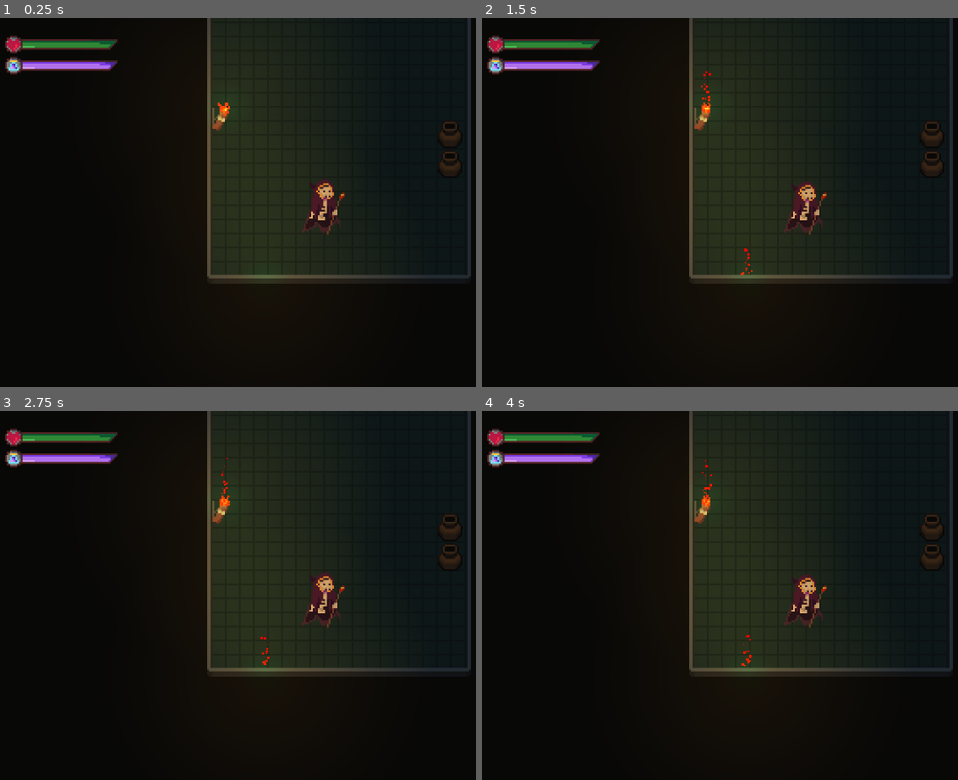
Above: before the commit, frames 1-4 (two rows, left to right).
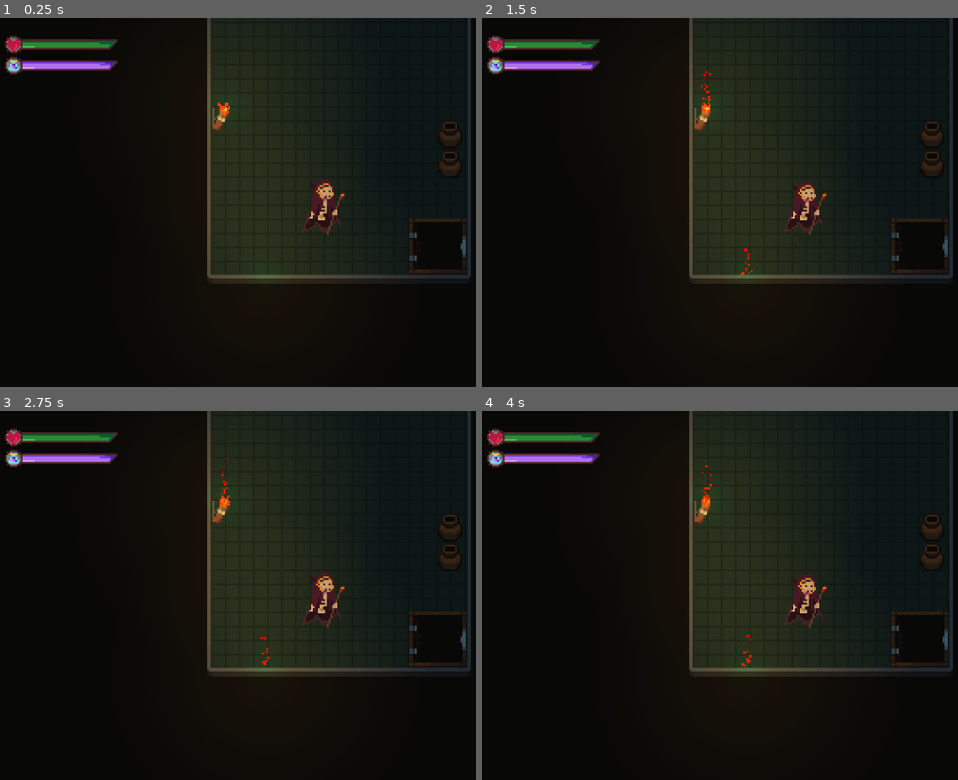
Above: after the commit, the same moments.

Repository: PercyGame/Necromancer-s-Quest-For-Power
Game: Godot game, scene res://map/the_awakening.tscn
The game is run twice, just before and just after one commit, with the same random seed, the same clock (stepped at 60 frames per second) and the same inputs. This scene is started directly instead of the project's main scene. The engine's default icon, where the game draws it, is replaced by a stand-in: a white triangle on a blue panel in a dark square.
Inputs:
- Up to frame 1 (0.25 s): no input
- Up to frame 2 (1.5 s): tap Enter at 0.5 s
- Up to frame 3 (2.75 s): no input
- Up to frame 4 (4 s): no input

The runs differ from the first frame. In frame 1, 0.2% of the frame differs, in the area x 85-98%, y 54-70%; in frame 2, 0.2%; in frame 3, 0.2%; in frame 4, 0.2%.

Commit message:
Update the_awakening.tscn

Diff:
--- a/map/the_awakening.tscn
+++ b/map/the_awakening.tscn
@@ -8,6 +8,8 @@
 [ext_resource type="PackedScene" uid="uid://cdsrw5yq8mxk3" path="res://map/elements/left_torche.tscn" id="6_vbci3"]
 [ext_resource type="PackedScene" uid="uid://dg8h3y7u81lho" path="res://entites/player.tscn" id="7_a74lt"]
 [ext_resource type="PackedScene" uid="uid://c2hhmf6rhc4qu" path="res://Quest_item/Arcan_stone/Obsidian of Shadows.tscn" id="8_pf6rc"]
+[ext_resource type="PackedScene" uid="uid://cuakh3ujuytru" path="res://map/elements/teleporteur.tscn" id="9_k31yx"]
+[ext_resource type="PackedScene" uid="uid://dd1idm6nx64be" path="res://map/main_hall.tscn" id="10_ohxff"]
 
 [node name="The Awakening" type="Node2D"]
 
@@ -28,7 +30,7 @@
 layer_2/tile_data = PackedInt32Array(-458751, 131073, 4, -524287, 196609, 5, -589823, 196609, 5, -655359, 196609, 5, -7 …(837 unchanged characters)…
 layer_3/name = "back"
 layer_3/z_index = 10
-layer_3/tile_data = PackedInt32Array(-65520, 65537, 3, -6552 …(128524 unchanged characters)…  0, -589824, 65536, 0, -524288, 65536, 0)
+layer_3/tile_data = PackedInt32Array(-65520, 65537, 3, -6552 …(128524 unchanged characters)…  0, -589824, 65536, 0, -524288, 65536, 0, 458755, 458753, 6, 524291, 458753, 7, 458756, 524289, 6, 524292, 524289, 7)
 layer_4/name = "over_front"
 layer_4/z_index = -4
 layer_4/tile_data = PackedInt32Array(-196595, 786434, 3, -131059, 786434, 4, -196597, 786434, 3, -131061, 786434, 4, -1 …(617 unchanged characters)…
@@ -61,3 +63,7 @@
 [node name="Jar4" parent="." instance=ExtResource("5_6puot")]
 position = Vector2(264, -56)
 item_to_spawn_on_break = ExtResource("8_pf6rc")
+
+[node name="Teleporteur" parent="." instance=ExtResource("9_k31yx")]
+position = Vector2(65, 130)
+target_scene = ExtResource("10_ohxff")
Not shown: 1 places in map/the_awakening.tscn that only renumber resources
